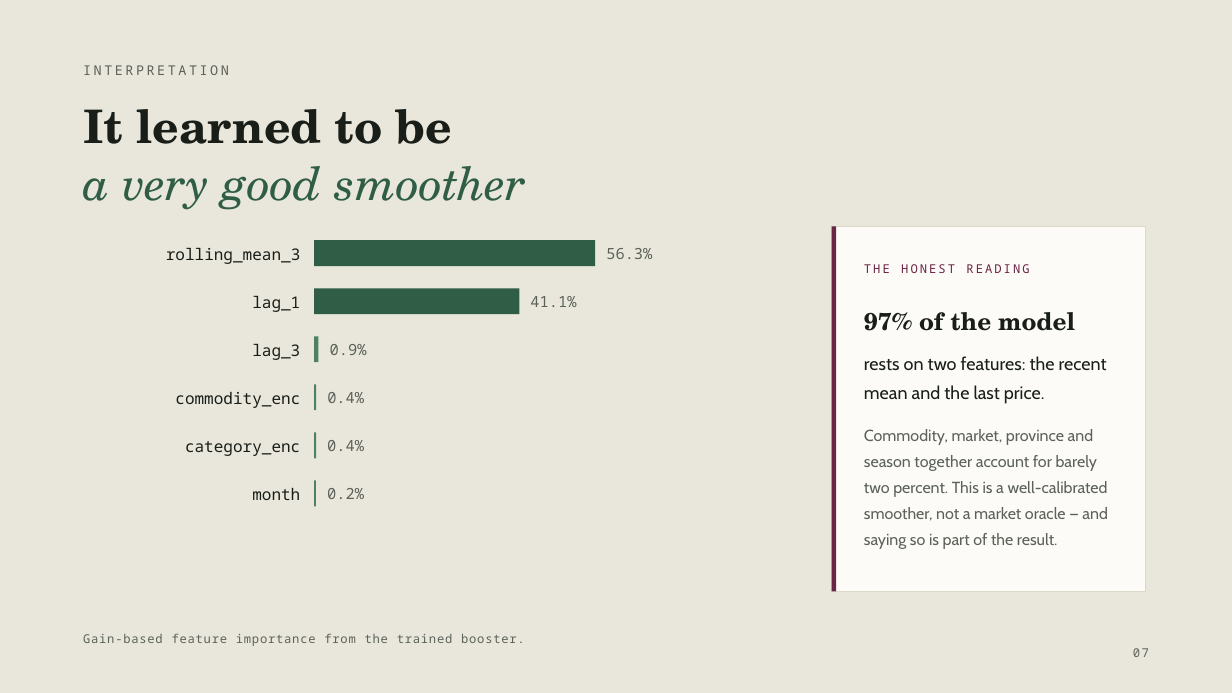
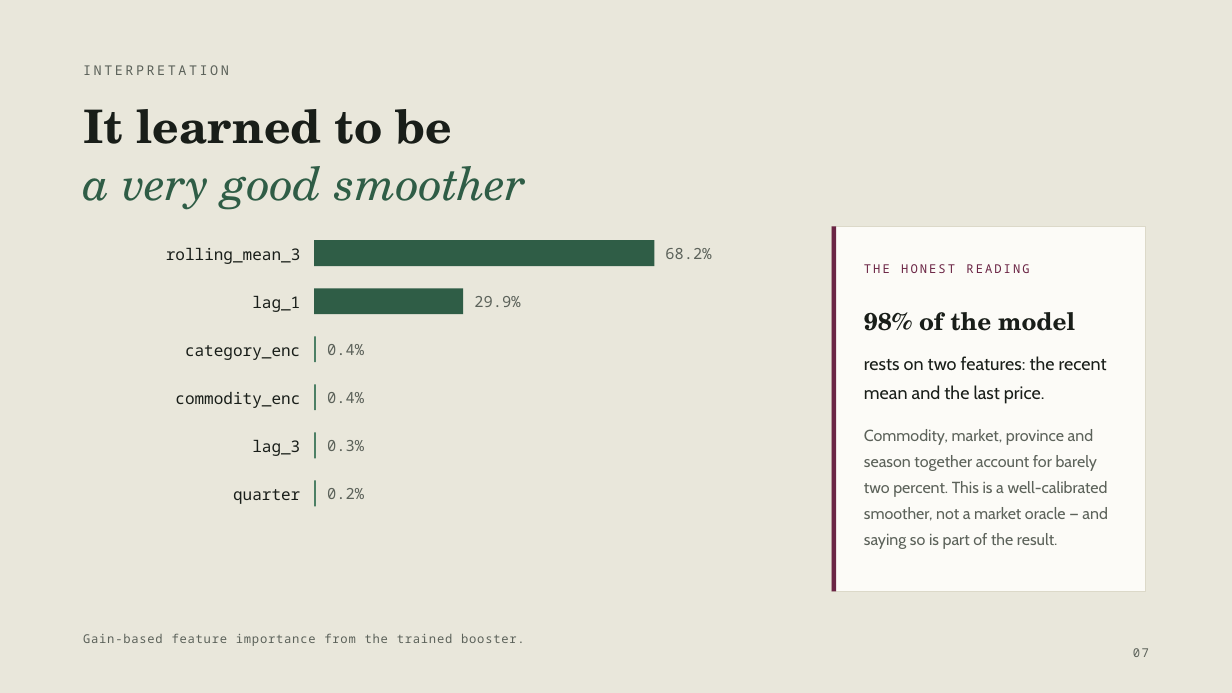
Before and after one commit to vaungsophal/food-price-prediction, a slide deck: slide 8 of reports/Cambodia_Food_Price_Forecast.pptx. Drawn at 1232x693 pixels with LibreOffice and Linux fonts; fonts in the diff are those of the drawing. Boxes give left, top, right and bottom in pixels: in the first picture for what was removed or moved away, otherwise in the second. Text is boxed around its words. In the diff, an @@ line names an element or a change of style, - is before the commit and + after.

```diff
--- a/reports/Cambodia_Food_Price_Forecast.pptx
+++ b/reports/Cambodia_Food_Price_Forecast.pptx
@@ rectangle: place and size @@
-rectangle at [314,240,595,266]
+rectangle at [314,240,654,266]
@@ text at [665,248,711,259]: text changed @@
-56.3%
+68.2%
@@ rectangle: place and size @@
-rectangle at [314,288,519,314]
+rectangle at [314,288,463,314]
@@ text at [474,296,520,307]: text changed @@
-41.1%
+29.9%
@@ text at [864,312,1075,331]: text changed @@
-97% of the model
+98% of the model
@@ text "category_enc": place and size @@
-text "category_enc" at [185,441,300,456]
+text "category_enc" at [185,345,300,360]
@@ text at [327,344,364,355]: text changed @@
-0.9%
+0.4%
@@ text "lag_3": place and size @@
-text "lag_3" at [252,344,300,360]
+text "lag_3" at [252,440,300,456]
@@ text at [327,440,364,451]: text changed @@
-0.4%
+0.3%
@@ text at [233,489,300,504]: text changed @@
-month
+quarter
```
Also in this commit, not shown: 4 other slides changed, 5 slides added, 8 slides removed, 3 other files.
